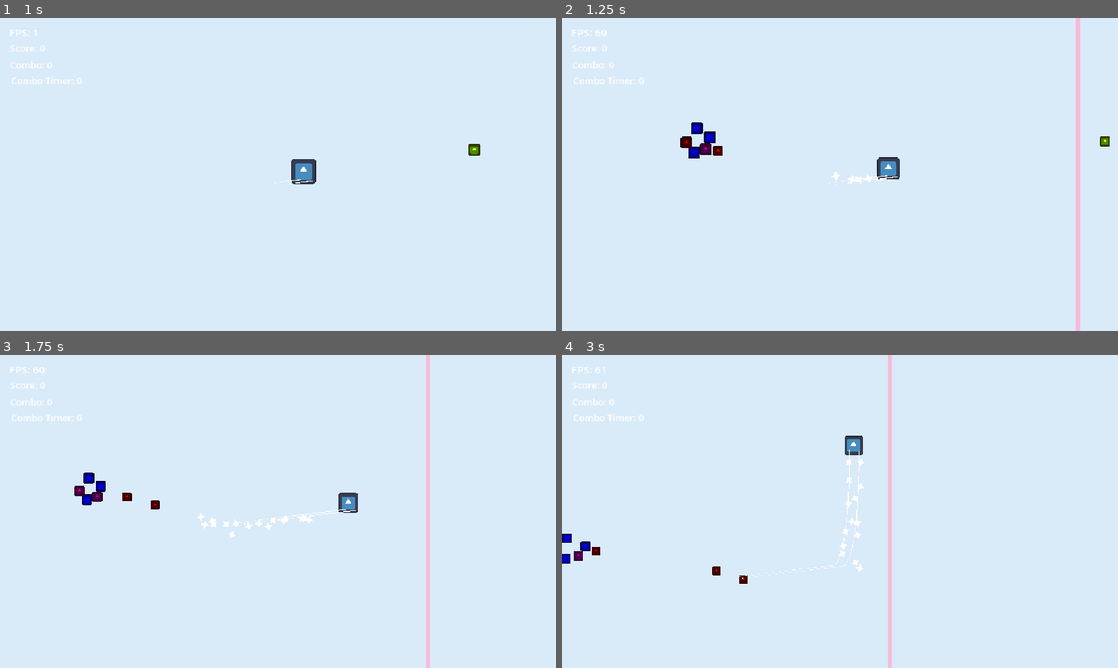
Above: before the commit, frames 1-4 (two rows, left to right).
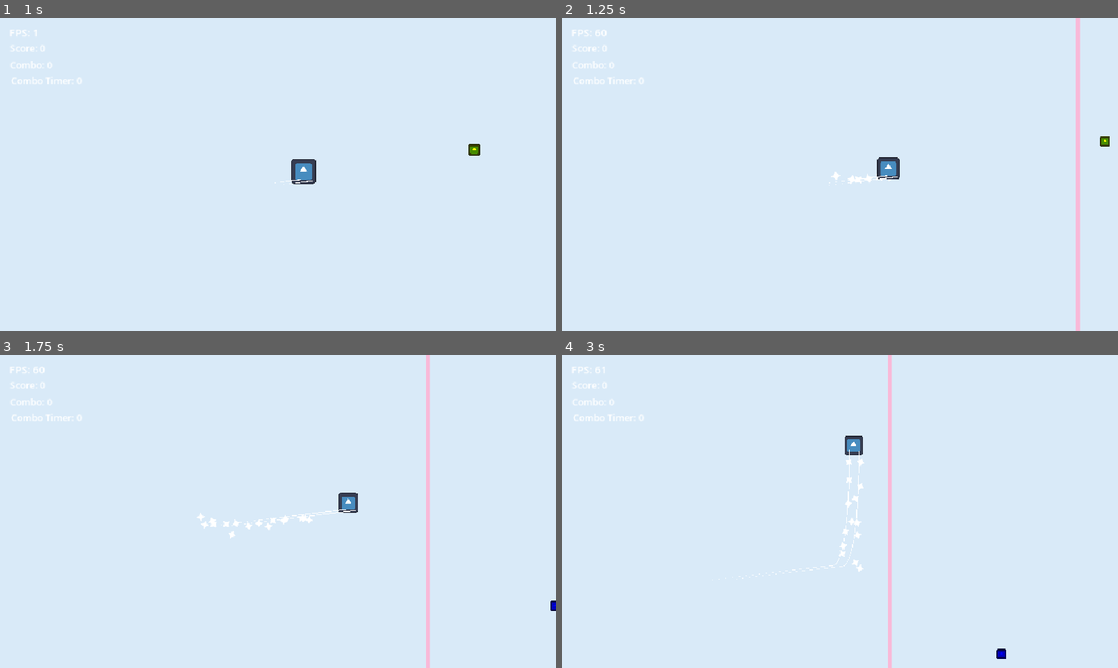
Above: after the commit, the same moments.

Repository: JLwuw/otter-jam
Game: Godot game, scene res://Scenes/gameplay_test.tscn
The game is run twice, just before and just after one commit, with the same random seed, the same clock (stepped at 60 frames per second) and the same inputs. The engine's default icon, where the game draws it, is replaced by a stand-in: a white triangle on a blue panel in a dark square.
Inputs (mouse positions are in pixels of both pictures, inside the frame that each line leads up to):
- Up to frame 1 (1 s): tap Enter at 0.5 s; move the mouse to (400, 158) at 0.52 s; press the mouse at (400, 158) at 0.53 s
- Up to frame 2 (1.25 s): no input
- Up to frame 3 (1.75 s): move the mouse to (166, 527) at 1.27 s; release the mouse at (166, 527) at 1.28 s; click (166, 527) at 1.35 s
- Up to frame 4 (3 s): move the mouse to (895, 442) at 2.02 s; press the mouse at (895, 442) at 2.03 s; move the mouse to (812, 574) at 2.77 s; release the mouse at (812, 574) at 2.78 s; click (812, 574) at 2.85 s

Frame 1 is identical in both runs. In frame 2, 0.4% of the frame differs, in the area x 21-29%, y 33-45%; in frame 3, 0.4%; in frame 4, 0.4%.

Commit message:
feat: adds improved spawn system

Diff:
--- a/Scenes/gameplay_test.tscn
+++ b/Scenes/gameplay_test.tscn
@@ -19,7 +19,7 @@
 bullet_speed = 800.0
 
 [node name="Enemy Spawner" parent="." unique_id=2131718947 node_paths=PackedStringArray("player") instance=ExtResource("6_gtphy")]
-position = Vector2(-223, 64)
+position = Vector2(-105, -43)
 player = NodePath("../Player")
 
 [node name="BulletPool" type="Node" parent="." unique_id=1411259080]
--- a/Scripts/Enemies/Components/component_player_chase.gd
+++ b/Scripts/Enemies/Components/component_player_chase.gd
@@ -3,8 +3,8 @@
 
 @export_group("Movement")
 @export var responsiveness: float = 55
-@export var acceleration_factor: float = 15
-@export var max_speed: float = 100
+@export var acceleration_factor: float = 30
+@export var max_speed: float = 200
 @export var drag: float = 0.5
 
 var owner_body: CharacterBody2D
--- a/Scripts/Spawner/enemy_spawner.gd
+++ b/Scripts/Spawner/enemy_spawner.gd
@@ -5,8 +5,9 @@
 
 @export_group("Spawn")
 @export var base_spawn_interval: float = 6.0
-@export var spawn_radius: float = 20.0
-@export var max_enemy_count: int = 5
+@export var spawn_radius: float = 600
+@export var max_enemy_count: int = 400
+@export var forbidden_angle_deg: float = 45.0
 
 @export_group("Scaling")
 @export var base_budget: float = 2.0
@@ -68,11 +69,21 @@
 
 func spawn_enemy(scene: PackedScene) -> void:
 	var enemy: Enemy = scene.instantiate()
+	var move_dir: Vector2 = player.velocity.normalized()
 
-	var angle: float = randf() * TAU
+	var base_angle: float = move_dir.angle()
+	var half_cone: float = deg_to_rad(forbidden_angle_deg / 2.0)
+
+	var angle: float
+
+	if randf() < 0.5:
+		angle = randf_range(base_angle + half_cone, base_angle + PI)
+	else:
+		angle = randf_range(base_angle - PI, base_angle - half_cone)
+
 	var offset: Vector2 = Vector2.RIGHT.rotated(angle) * spawn_radius
 
-	enemy.global_position = global_position + offset
+	enemy.global_position = player.global_position + offset
 	enemy.player = player
 
 	active_enemies.append(enemy)
--- a/Scripts/gameplay_test.gd
+++ b/Scripts/gameplay_test.gd
@@ -20,8 +20,6 @@
 	if fps_label == null:
 		return
 
-
-
 	label_update_timer -= delta
 	if label_update_timer > 0.0:
 		return
--- a/Scripts/score_manager.gd
+++ b/Scripts/score_manager.gd
@@ -7,6 +7,7 @@
 
 const TOUGHNESS_MULT: float = 5.0
 const TIME_MULT: float = 0.1
+const COMBO_DURATION: float = 5.0
 
 func _process(delta: float) -> void:
 	elapsed_time += delta
@@ -17,7 +18,7 @@
 
 func _on_enemy_died(toughness: int) -> void:
 	combo += 1
-	combo_timer = 2.0
+	combo_timer = COMBO_DURATION
 
 	var final_points: float = toughness * combo * TOUGHNESS_MULT
 	score += final_points
